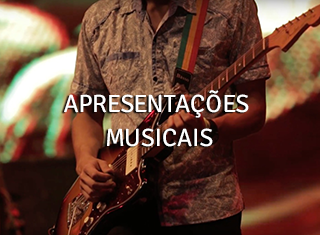
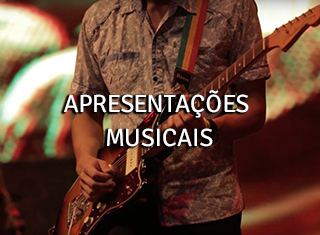
Layered file, before and after one edit (320 x 235). Changes by layer:
pixels changed over [60, 89, 249, 150] (layer not identified)
